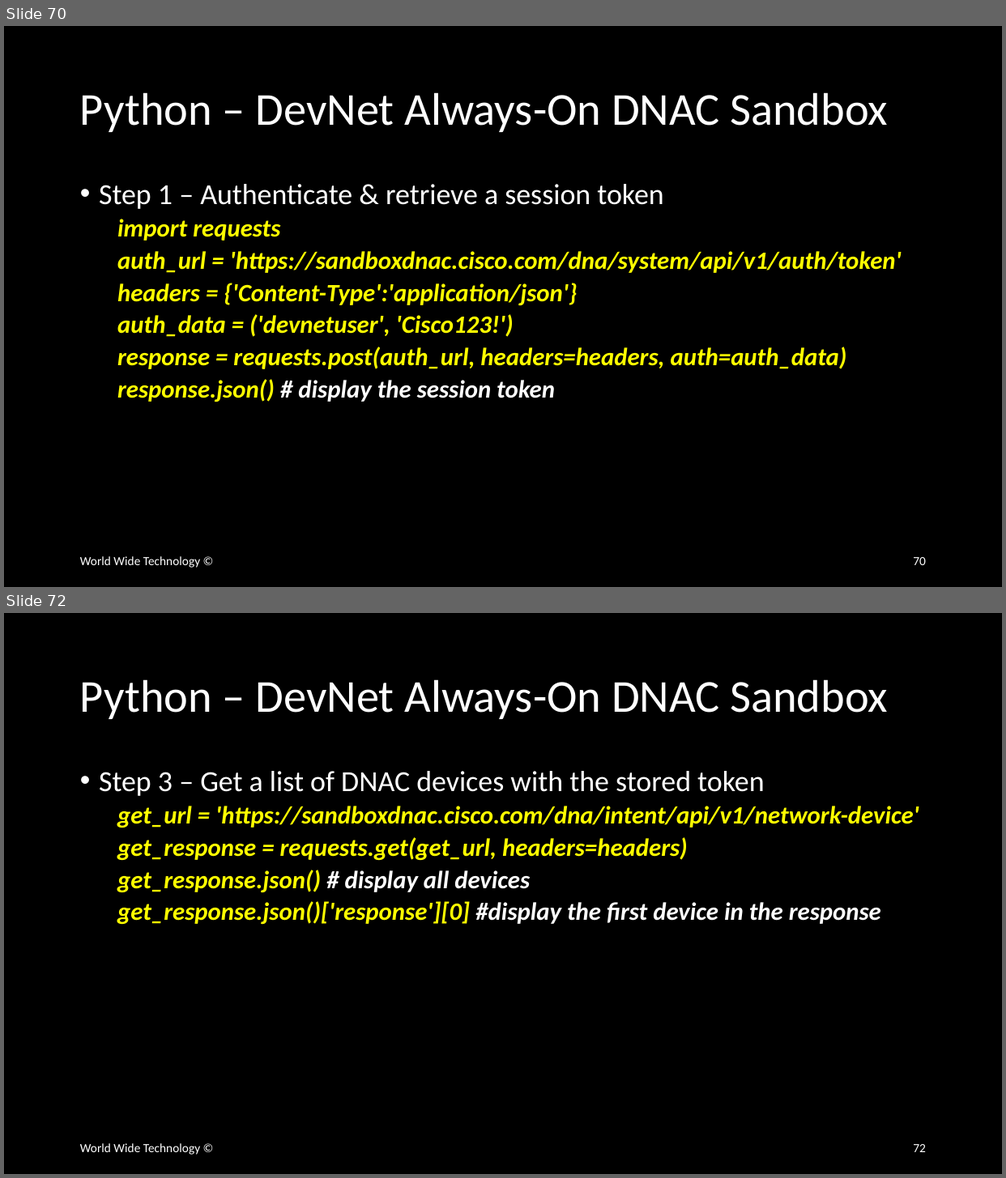
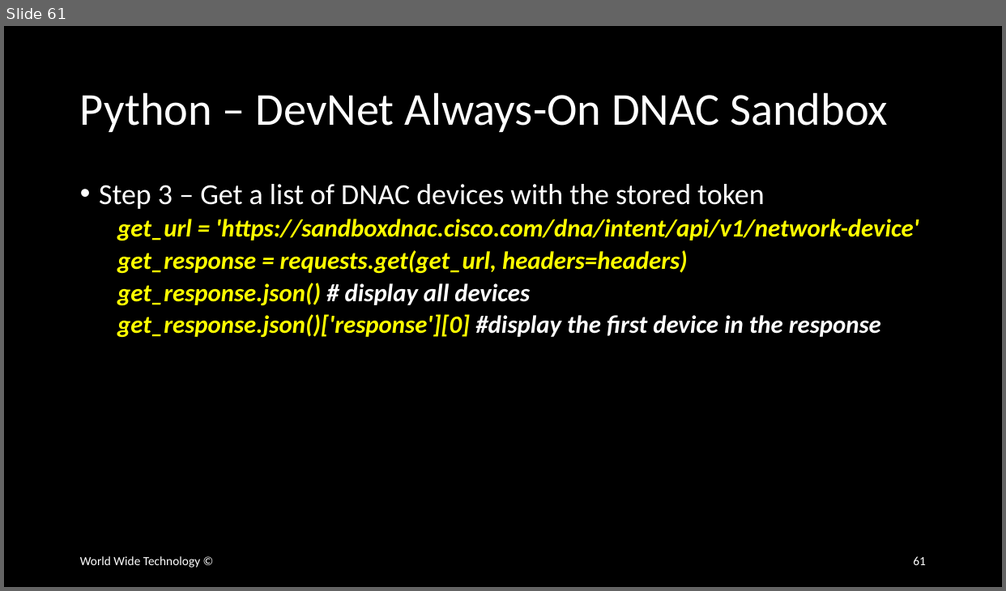
Before and after one commit to wwt/curl-requests-foundations, a slide deck: curl-requests-foundations.pptx. Shown one above the other, each under a label of ours: slides 70 and 72 before the commit, slide 61 after it; the slides between them are not shown. The pictures are 1006x1178 and 1006x591 pixels, drawn with LibreOffice and Linux fonts; fonts in the diff are those of the drawing. Boxes give left, top, right and bottom in pixels: in the first picture for what was removed or moved away, otherwise in the second. Text is boxed around its words. In the diff, an @@ line names an element or a change of style, - is before the commit and + after.

```diff
--- a/curl-requests-foundations.pptx
+++ b/curl-requests-foundations.pptx
@@ slide 70 removed at [4, 26, 1002, 587], background #000000 @@
@@ title removed at [80, 92, 888, 132] @@
-Python – DevNet Always-On DNAC Sandbox
@@ text removed at [99, 184, 901, 403] @@
-• Step 1 – Authenticate & retrieve a session token
-  import requests
-  auth_url = 'https://sandboxdnac.cisco.com/dna/system/api/v1/auth/token'
-  headers = {'Content-Type':'application/json'}
-  auth_data = ('devnetuser', 'Cisco123!')
-  response = requests.post(auth_url, headers=headers, auth=auth_data)
-  response.json() # display the session token
@@ text removed at [80, 557, 200, 568] @@
-World Wide Technology ©
@@ page number removed at [913, 557, 926, 565] @@
-70
@@ what was slide 72 is now slide 61 @@
@@ page number at [913, 557, 926, 565]: text changed @@
-72
+61
```
Also in this commit, not shown: 12 slides changed, 2 slides added, 3 other slides removed.
